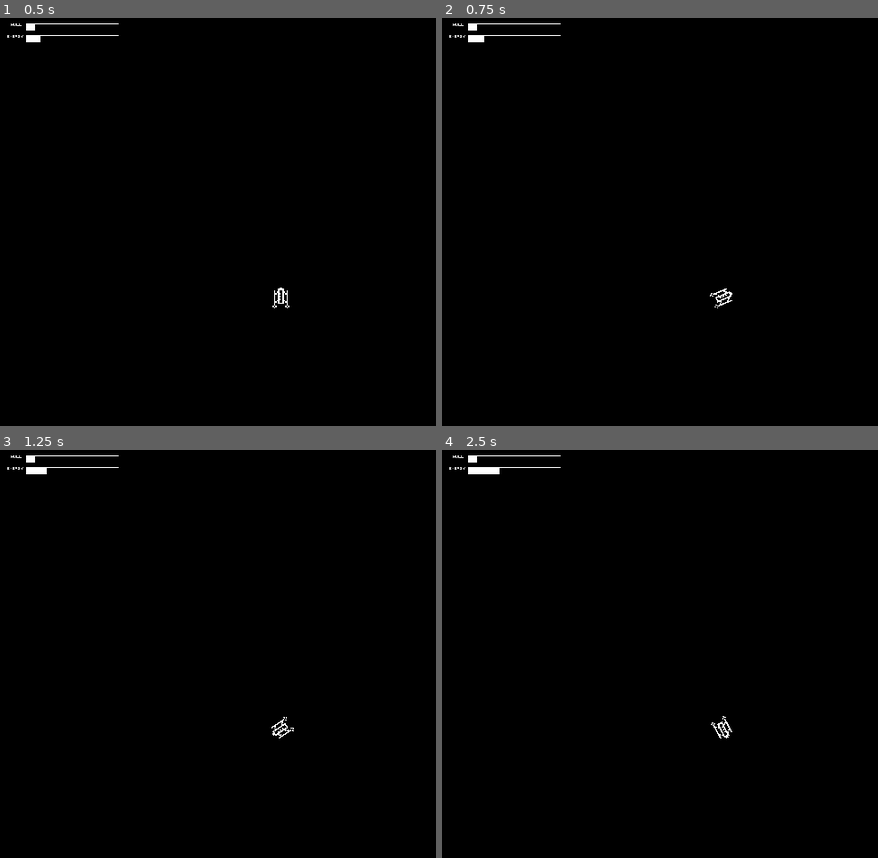
Above: before the commit, frames 1-4 (two rows, left to right).
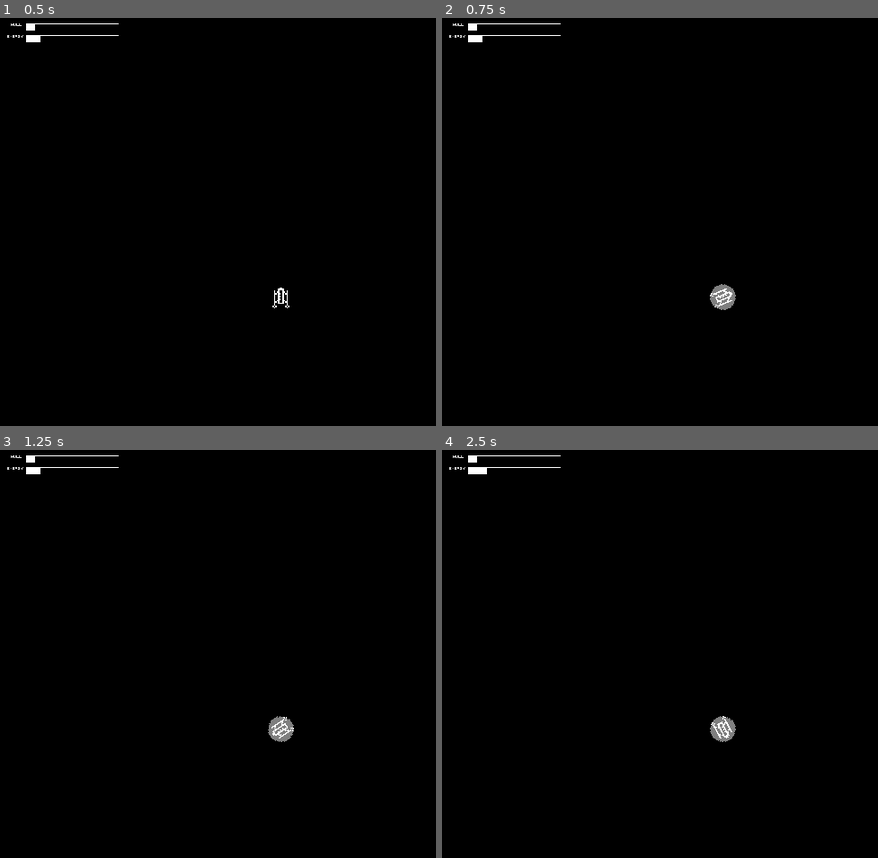
Above: after the commit, the same moments.

Repository: VincentToups/spacegame
Game: Godot game, scene res://Gameplay.tscn
Same seed, same stepped clock (60 frames per second), same inputs: the game is played once before the commit and once after it.
Inputs:
- Up to frame 1 (0.5 s): no input
- Up to frame 2 (0.75 s): hold D (rotate_up) from 0.53 s (still down); hold B (shield) from 0.53 s (still down)
- Up to frame 3 (1.25 s): keep holding D (rotate_up); keep holding B (shield)
- Up to frame 4 (2.5 s): release D (rotate_up) at 1.28 s; release B (shield) at 1.28 s; hold A (rotate_down) 1.28-2.03 s; tap S (dead_stop) at 1.35 s; tap B (shield) at 1.55 s; hold D (rotate_up) from 2.03 s (still down); hold B (shield) from 2.03 s (still down)

Frame 1 is identical in both runs. In frame 2, 0.2% of the frame differs, in the area x 9-68%, y 4-72%; in frame 3, 0.2%; in frame 4, 0.3%, in the area x 10-68%, y 4-72%.

Commit message:
Connected up gamepay code to basic ship.

Diff:
--- a/Gameplay.gd
+++ b/Gameplay.gd
@@ -33,6 +33,8 @@
 		player.is_shooting = true;
 	if Input.is_action_pressed("dead_stop"):
 		player.is_stopping = true;
+	if Input.is_action_pressed("shield"):
+		player.is_shielding = true;
 	if player.position.x < 0:
 		player.position.x = player.position.x + width;
 	if player.position.x >= width:
